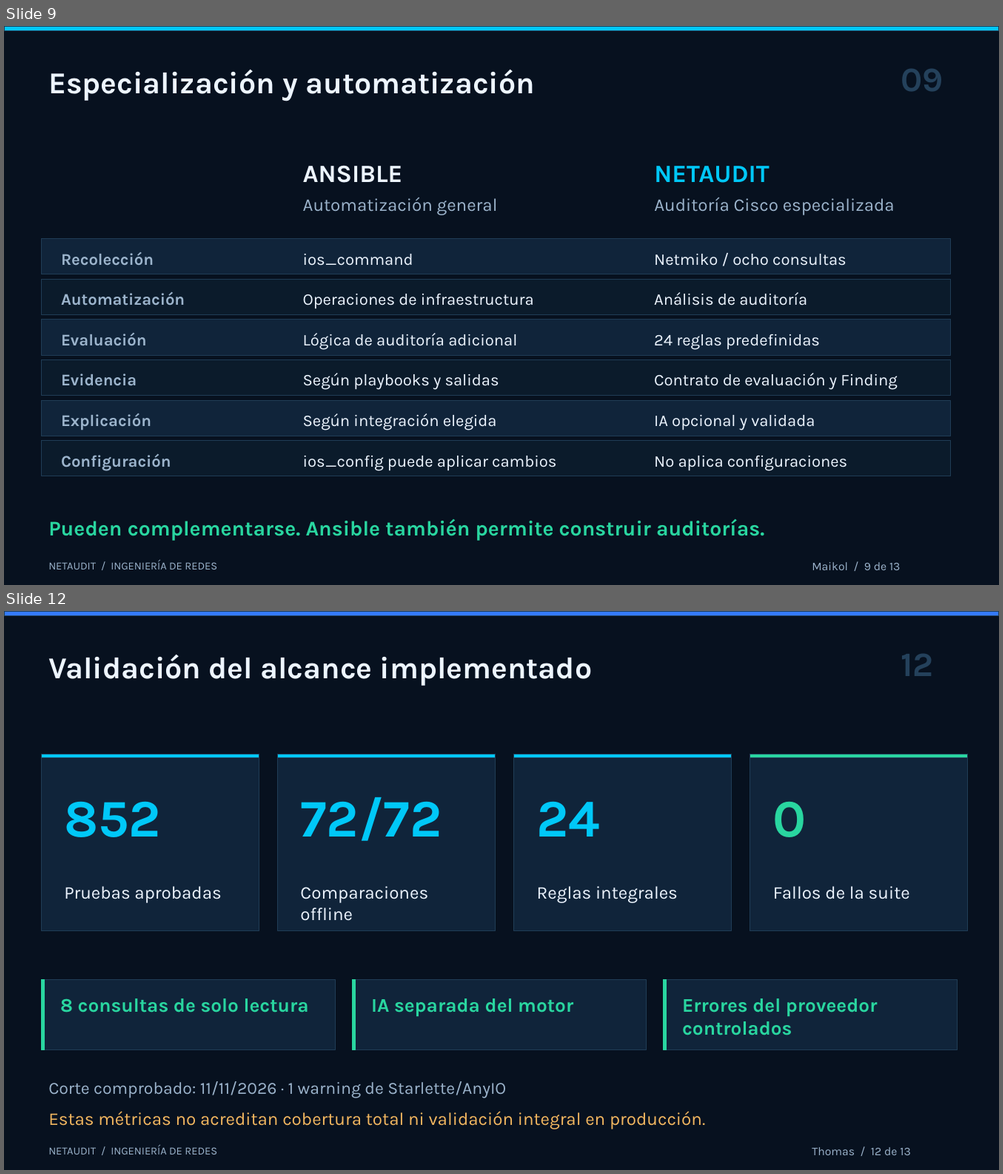
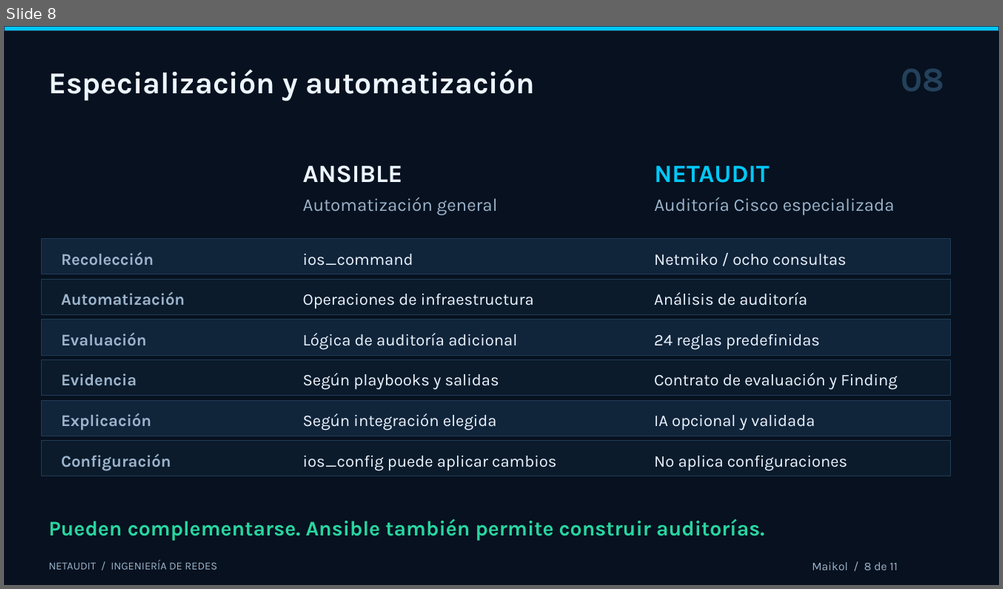
Before and after one commit to thomasdbs21/grupo-1, a slide deck: Entregables-APT/Fase-3/Presentacion/NetAudit_Defensa_Final_Comision_2026.pptx. Shown one above the other, each under a label of ours: slides 9 and 12 before the commit, slide 8 after it; the slides between them are not shown. The pictures are 1003x1174 and 1003x589 pixels, drawn with LibreOffice and Linux fonts; fonts in the diff are those of the drawing. Boxes give left, top, right and bottom in pixels: in the first picture for what was removed or moved away, otherwise in the second. Text is boxed around its words. In the diff, an @@ line names an element or a change of style, - is before the commit and + after.

```diff
--- a/Entregables-APT/Fase-3/Presentacion/NetAudit_Defensa_Final_Comision_2026.pptx
+++ b/Entregables-APT/Fase-3/Presentacion/NetAudit_Defensa_Final_Comision_2026.pptx
@@ slide 12 removed at [4, 611, 999, 1170], background #07111F @@
@@ rectangle removed at [4, 611, 999, 615] @@
@@ text removed at [48, 655, 592, 686] @@
-Validación del alcance implementado
@@ text removed at [900, 654, 933, 676] @@
-12
@@ rectangle removed at [41, 755, 259, 932] @@
@@ rectangle removed at [41, 755, 259, 758] @@
@@ rectangle removed at [278, 755, 495, 932] @@
@@ rectangle removed at [278, 755, 495, 758] @@
@@ rectangle removed at [514, 755, 731, 932] @@
@@ rectangle removed at [514, 755, 731, 758] @@
@@ rectangle removed at [750, 755, 968, 932] @@
@@ rectangle removed at [750, 755, 968, 758] @@
@@ text removed at [64, 801, 161, 837] @@
-852
@@ text removed at [300, 797, 441, 841] @@
-72/72
@@ text removed at [537, 801, 600, 837] @@
-24
@@ text removed at [773, 801, 806, 837] @@
-0
@@ text removed at [64, 886, 221, 903] @@
-Pruebas aprobadas
@@ text removed at [300, 886, 428, 921] @@
-Comparaciones offline
@@ text removed at [537, 886, 677, 903] @@
-Reglas integrales
@@ text removed at [773, 886, 910, 900] @@
-Fallos de la suite
@@ rectangle removed at [41, 980, 336, 1051] @@
@@ rectangle removed at [41, 980, 44, 1051] @@
@@ rectangle removed at [353, 980, 646, 1051] @@
@@ rectangle removed at [353, 980, 356, 1051] @@
@@ rectangle removed at [663, 980, 957, 1051] @@
@@ rectangle removed at [663, 980, 666, 1051] @@
@@ text removed at [60, 999, 309, 1013] @@
-8 consultas de solo lectura
@@ text removed at [371, 999, 573, 1017] @@
-IA separada del motor
@@ text removed at [682, 999, 877, 1036] @@
-Errores del proveedor controlados
@@ text removed at [48, 1082, 506, 1099] @@
-Corte comprobado: 11/11/2026 · 1 warning de Starlette/AnyIO
@@ text removed at [48, 1111, 705, 1130] @@
-Estas métricas no acreditan cobertura total ni validación integral en producción.
@@ text removed at [48, 1145, 217, 1155] @@
-NETAUDIT / INGENIERÍA DE REDES
@@ text removed at [811, 1147, 910, 1156] @@
-Thomas / 12 de 13
@@ what was slide 9 is now slide 8 @@
@@ slide 8 changed as well @@
@@ text at [900, 69, 944, 91]: text changed @@
-09
+08
@@ text at [811, 562, 897, 571]: text changed @@
-Maikol / 9 de 13
+Maikol / 8 de 11
```
Also in this commit, not shown: 4 other slides changed, 6 slides added, 7 other slides removed, 1 other file.
